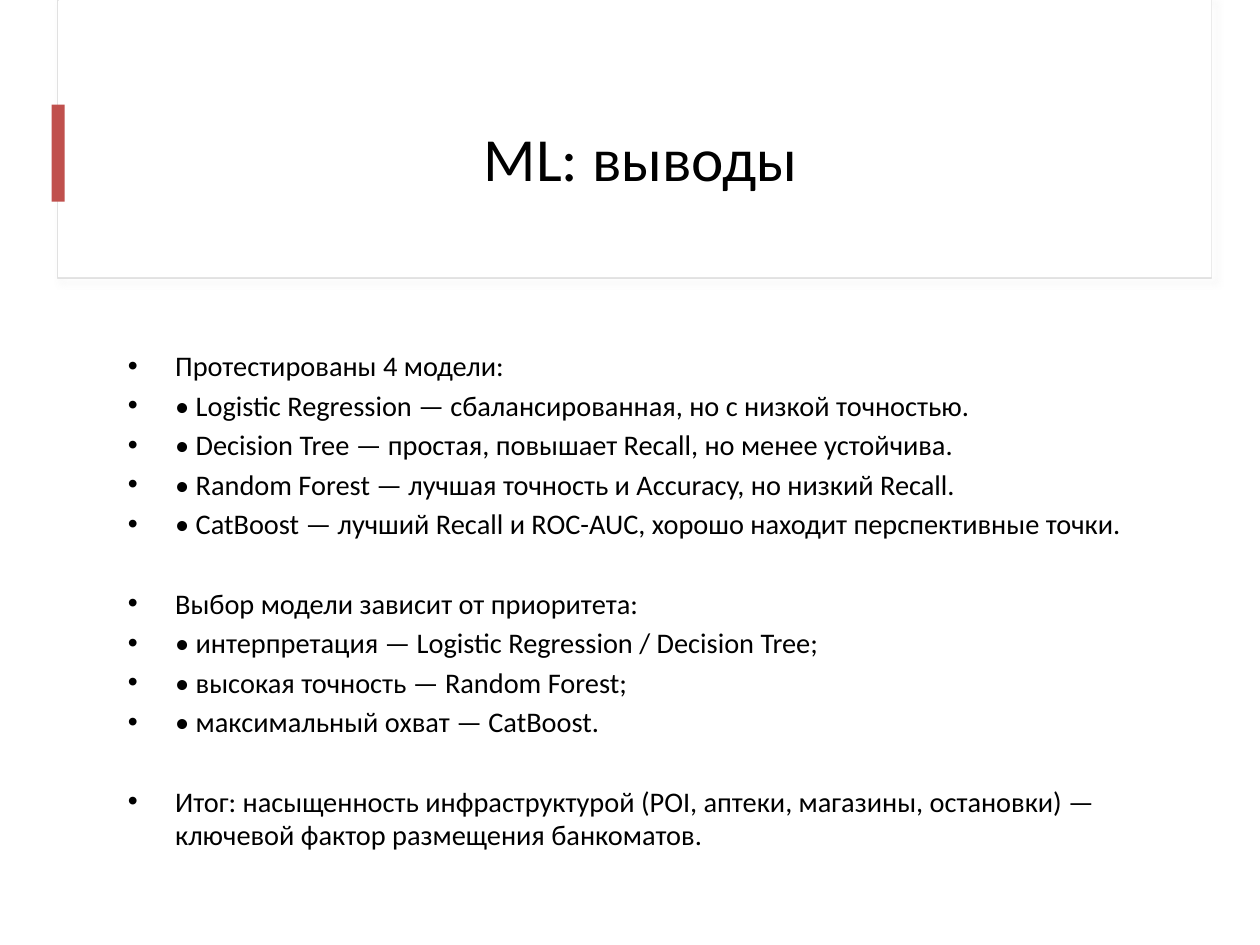
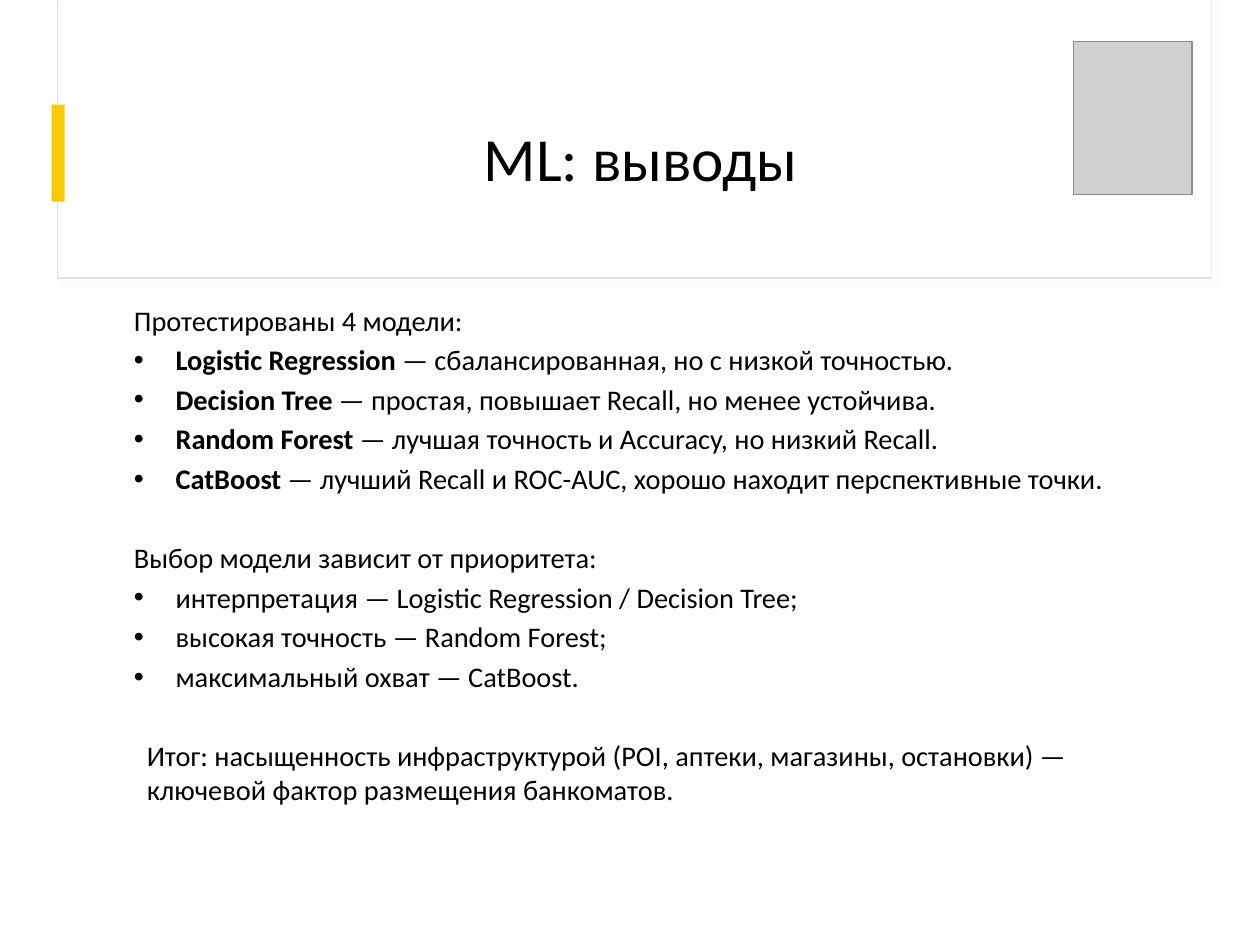
Before and after one commit to antgursky/final-project-atm-analysis, a slide deck: slide 15 of notebooks/Gursky_ATM.pptx. Drawn at 1260x945 pixels with LibreOffice and Linux fonts; fonts in the diff are those of the drawing; grey boxes stand for pictures; background and template pictures are left out. Boxes give left, top, right and bottom in pixels: in the first picture for what was removed or moved away, otherwise in the second. Text is boxed around its words. In the diff, an @@ line names an element or a change of style, - is before the commit and + after.

```diff
--- a/notebooks/Gursky_ATM.pptx
+++ b/notebooks/Gursky_ATM.pptx
@@ picture added at (1074,42,1192,194) @@
@@ rectangle at (52,105,64,202): fill #C0504D to #FACA00 @@
@@ text "Протестированы 4 модели:": place and size @@
-text "Протестированы 4 модели:" at (175,357,1121,850)
+text "Протестированы 4 модели:" at (134,312,1103,805)
@@ text at (134,312,1033,805): bullet • to none @@
@@ text at (176,350,1103,494): text changed @@
-• • Logistic Regression — сбалансированная, но с низкой точностью.
-• • Decision Tree — простая, повышает Recall, но менее устойчива.
-• • Random Forest — лучшая точность и Accuracy, но низкий Recall.
-• • CatBoost — лучший Recall и ROC-AUC, хорошо находит перспективные точки.
+• Logistic Regression — сбалансированная, но с низкой точностью.
+• Decision Tree — простая, повышает Recall, но менее устойчива.
+• Random Forest — лучшая точность и Accuracy, но низкий Recall.
+• CatBoost — лучший Recall и ROC-AUC, хорошо находит перспективные точки.
@@ text at (176,588,797,688): text changed @@
-• • интерпретация — Logistic Regression / Decision Tree;
-• • высокая точность — Random Forest;
-• • максимальный охват — CatBoost.
+• интерпретация — Logistic Regression / Decision Tree;
+• высокая точность — Random Forest;
+• максимальный охват — CatBoost.
```
Also in this commit, not shown: 16 other slides changed, 4 other files.
